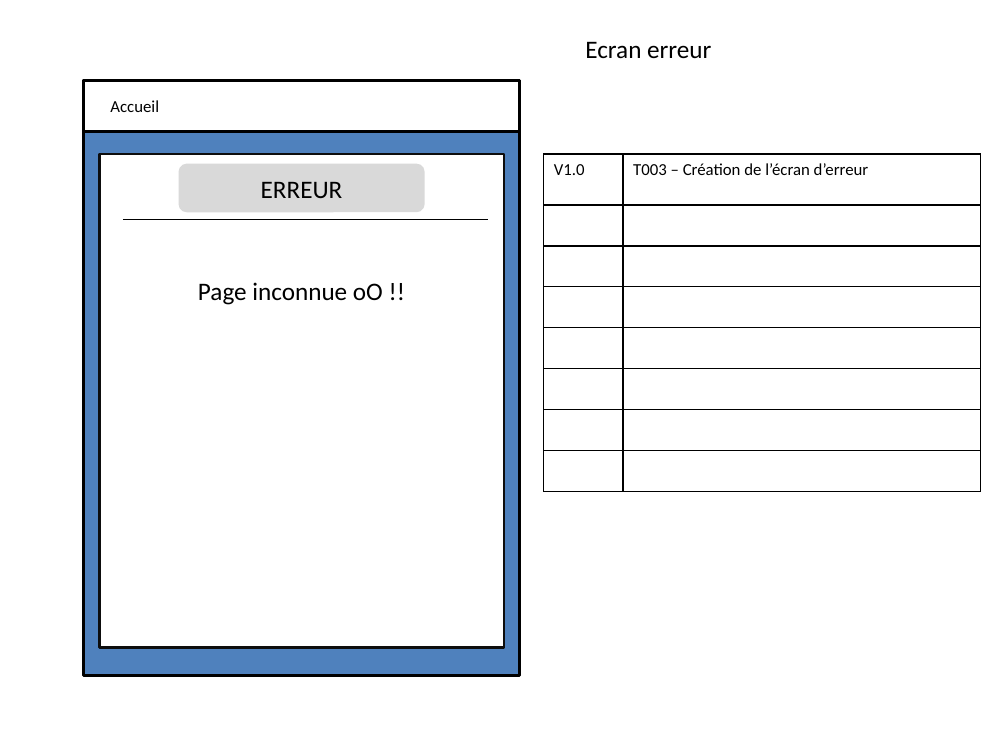
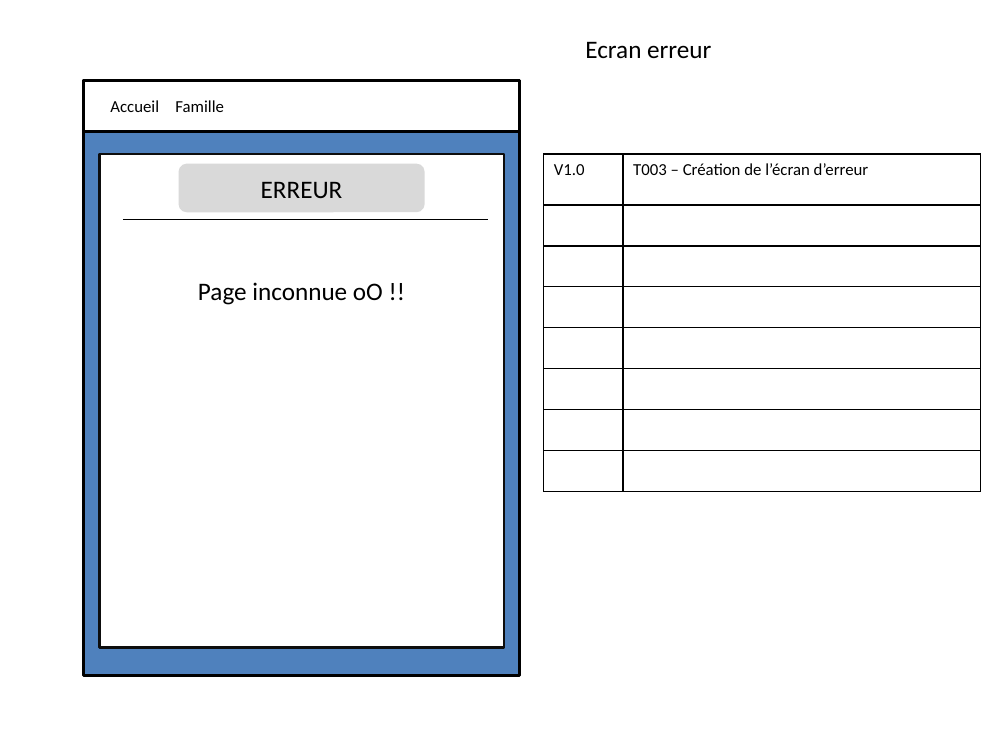
Before and after one commit to marie-aure/elba-backend, a slide deck: slide 3 of src/main/resources/mq.pptx. Drawn at 1008x756 pixels with LibreOffice and Linux fonts; fonts in the diff are those of the drawing. Boxes give left, top, right and bottom in pixels: in the first picture for what was removed or moved away, otherwise in the second. Text is boxed around its words. In the diff, an @@ line names an element or a change of style, - is before the commit and + after.

Commit message:
[T008][T009][T010] ajout des classes pojo, repo, services, controller pour sim et famille

```diff
--- a/src/main/resources/mq.pptx
+++ b/src/main/resources/mq.pptx
@@ text added at box(175, 100, 224, 112), 12 pt, text #000000 @@
+Famille
```
Also in this commit, not shown: 3 other slides changed, 1 slide added, 14 other files.
